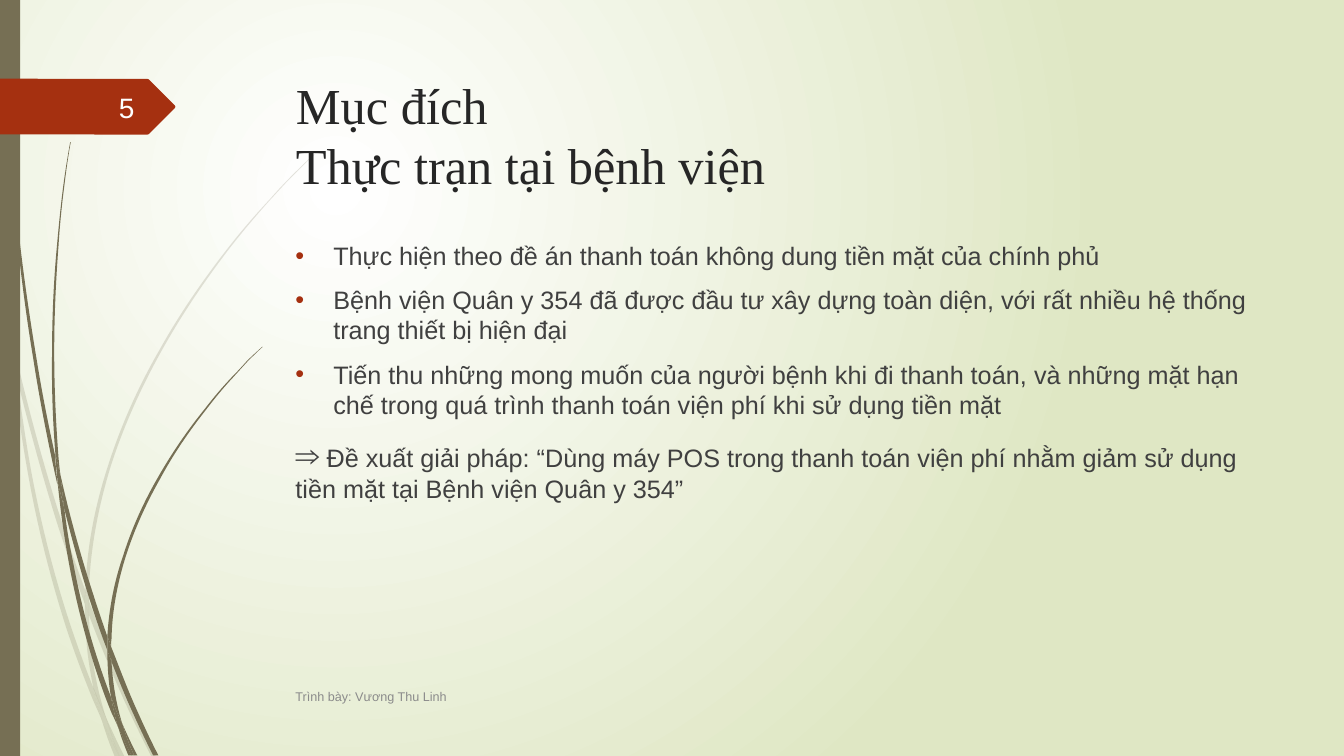
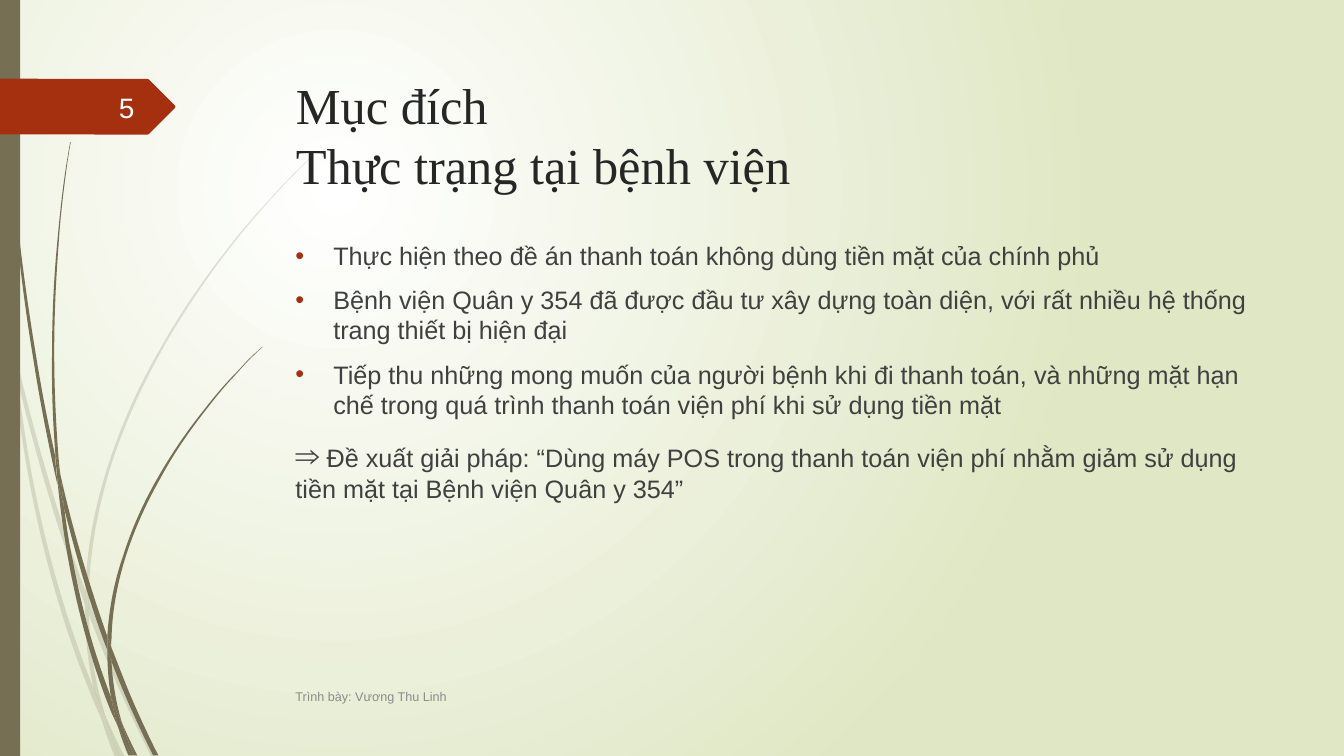
Before and after one commit to NguyenDuyCuong/QuyTrinhTheBV, a slide deck: slide 5 of trinh bay de cuong.pptx. Drawn at 1344x756 pixels with LibreOffice and Linux fonts; fonts in the diff are those of the drawing. Boxes give left, top, right and bottom in pixels: in the first picture for what was removed or moved away, otherwise in the second. Text is boxed around its words. In the diff, an @@ line names an element or a change of style, - is before the commit and + after.

Commit message:
slide

```diff
--- a/trinh bay de cuong.pptx
+++ b/trinh bay de cuong.pptx
@@ title at box(296, 89, 791, 195): text changed @@
-Mục đích
-Thực trạn tại bệnh viện
+Mục đích
+Thực trạng tại bệnh viện
@@ text at box(333, 245, 1099, 270): text changed @@
-• Thực hiện theo đề án thanh toán không dung tiền mặt của chính phủ
+• Thực hiện theo đề án thanh toán không dùng tiền mặt của chính phủ
@@ text at box(333, 364, 1239, 420): text changed @@
-• Tiến thu những mong muốn của người bệnh khi đi thanh toán, và những mặt hạn chế trong quá trình thanh toán viện phí khi sử dụng tiền mặt
+• Tiếp thu những mong muốn của người bệnh khi đi thanh toán, và những mặt hạn chế trong quá trình thanh toán viện phí khi sử dụng tiền mặt
```
Also in this commit, not shown: 1 other slide changed, 2 slides added, 2 other files.
